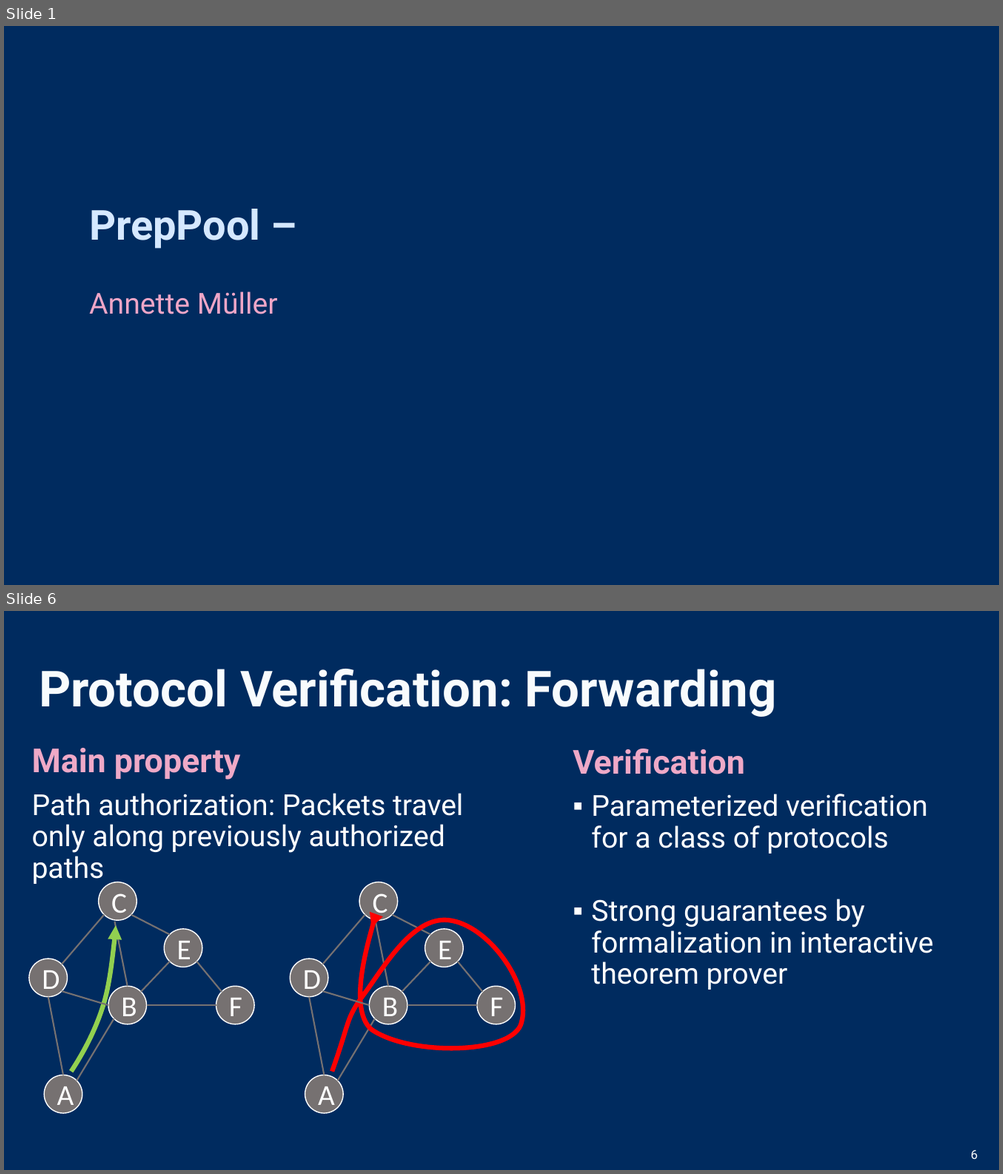
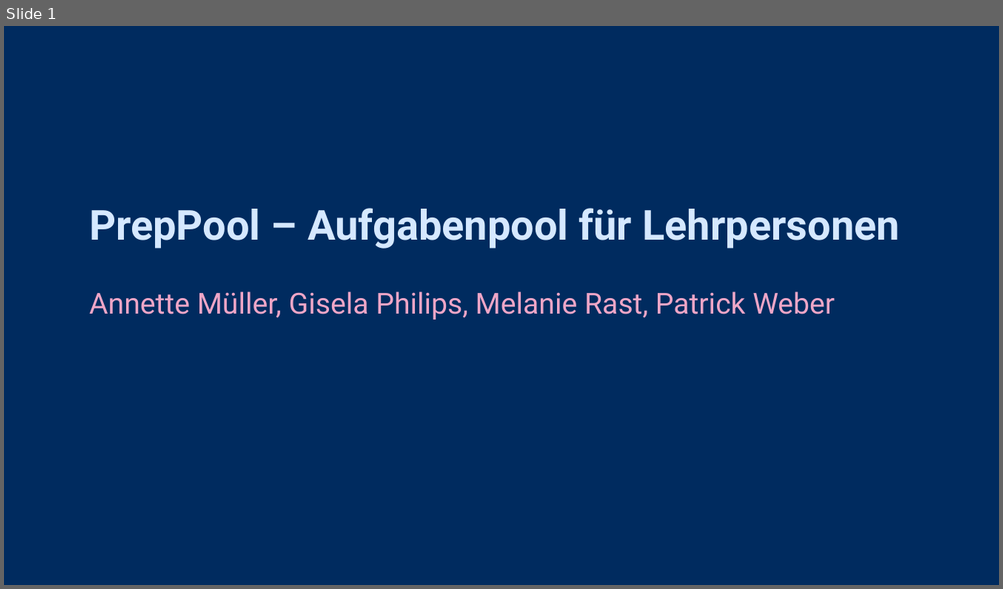
Before and after one commit to Team-42-Software-Project/Aufgabenpool, a slide deck: assn1/Assignment1.pptx. Shown one above the other, each under a label of ours: slides 1 and 6 before the commit, slide 1 after it; the slides between them are not shown. The pictures are 1003x1174 and 1003x589 pixels, drawn with LibreOffice and Linux fonts; fonts in the diff are those of the drawing. Boxes give left, top, right and bottom in pixels: in the first picture for what was removed or moved away, otherwise in the second. Text is boxed around its words. In the diff, an @@ line names an element or a change of style, - is before the commit and + after.

```diff
--- a/assn1/Assignment1.pptx
+++ b/assn1/Assignment1.pptx
@@ slide 6 removed at (4,611,999,1170), background #002B5F @@
@@ title removed at (39,669,777,717) @@
-Protocol Verification: Forwarding
@@ text removed at (32,748,463,884) @@
-Main property
-Path authorization: Packets travel only along previously authorized paths
@@ text removed at (572,749,933,990) @@
-Verification
-▪ Parameterized verification for a class of protocols
-▪ Strong guarantees by formalization in interactive theorem prover
@@ group removed at (29,883,254,1114): 9 lines, 6 ellipses, 1 freeform shape @@
-C
-E
-B
-F
-A
-D
@@ group removed at (290,883,523,1114): 9 lines, 6 ellipses, 1 freeform shape @@
-C
-E
-B
-F
-A
-D
@@ page number removed at (970,1150,977,1159) @@
-6
@@ slide 1 changed as well @@
@@ text at (89,208,899,249): text changed @@
-PrepPool –
+PrepPool – Aufgabenpool für Lehrpersonen
@@ text at (89,292,834,320): text changed @@
-Annette Müller
+Annette Müller, Gisela Philips, Melanie Rast, Patrick Weber
```
Also in this commit, not shown: 4 slides added, 8 other slides removed.
